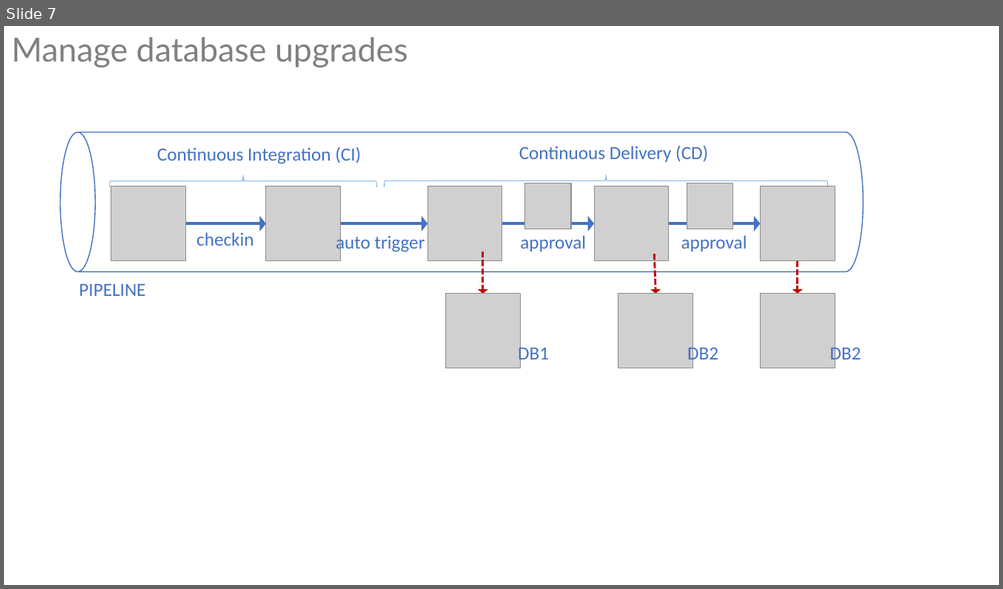
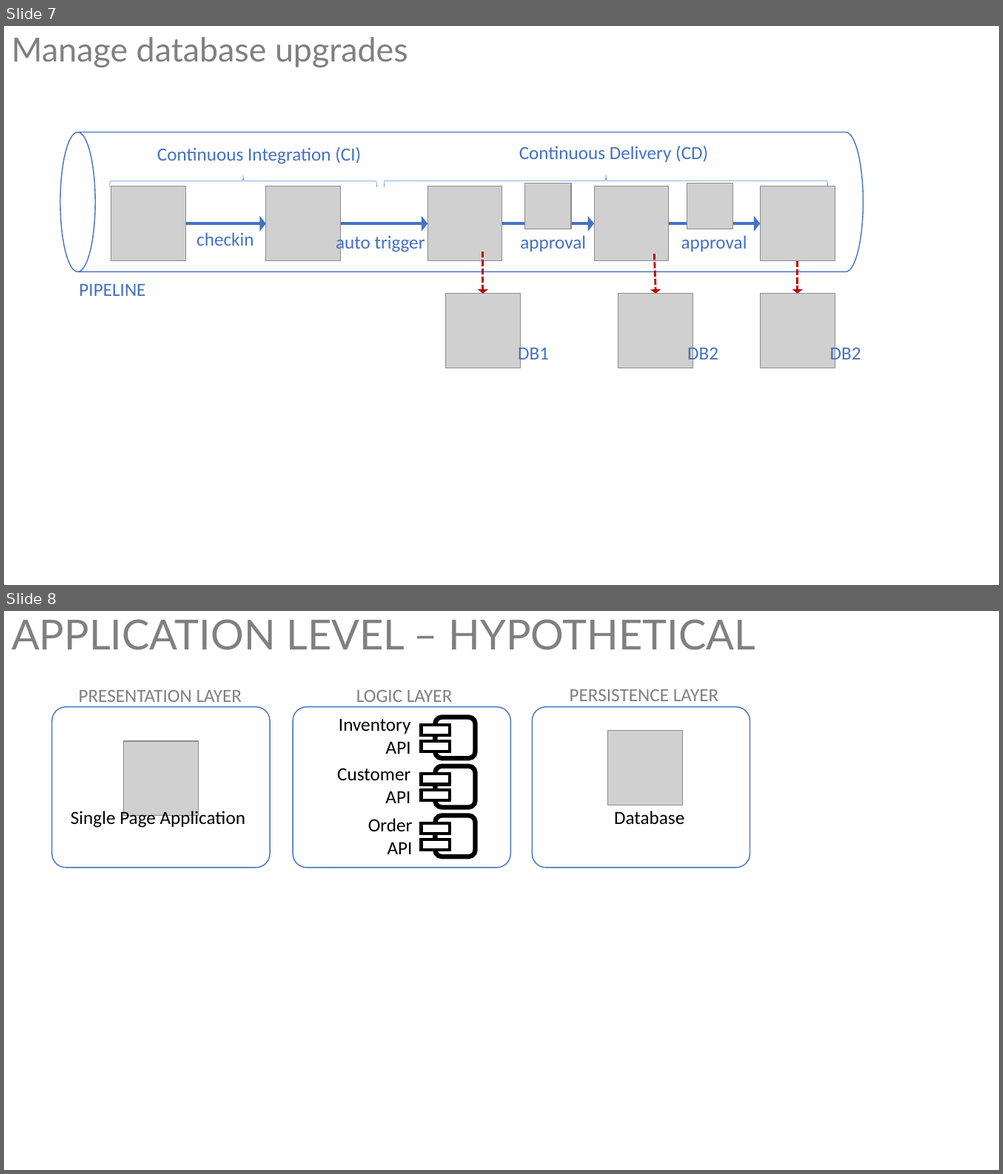
Before and after one commit to ALM-Rangers/Guidance, a slide deck: src/DevOps/Illustrations.pptx. Shown one above the other, each under a label of ours: slide 7 before the commit, slides 7 and 8 after it. The pictures are 1003x589 and 1003x1174 pixels, drawn with LibreOffice and Linux fonts; fonts in the diff are those of the drawing; grey boxes stand for pictures. Boxes give left, top, right and bottom in pixels: in the first picture for what was removed or moved away, otherwise in the second. Text is boxed around its words. In the diff, an @@ line names an element or a change of style, - is before the commit and + after.

Commit message:
Add images for "rings"

```diff
--- a/src/DevOps/Illustrations.pptx
+++ b/src/DevOps/Illustrations.pptx
@@ slide 8 added at <box>4,611,999,1170</box>, background #FFFFFF @@
@@ title added at <box>11,619,756,650</box>, 40 pt, text #808080 @@
+APPLICATION LEVEL – HYPOTHETICAL
@@ text added at <box>79,689,242,702</box>, 18 pt, text #808080 @@
+PRESENTATION LAYER
@@ text added at <box>356,689,452,707</box>, 18 pt, text #808080 @@
+LOGIC LAYER
@@ text added at <box>569,689,719,701</box>, 18 pt, text #808080 @@
+PERSISTENCE LAYER
@@ rounded rectangle added at <box>52,707,270,869</box>, fill #FFFFFF, outline #4472C4 1 pt @@
@@ rounded rectangle added at <box>293,707,511,869</box>, fill #FFFFFF, outline #4472C4 1 pt @@
@@ text added at <box>338,718,411,754</box>, 18 pt, text #000000 @@
+Inventory
+API
@@ rounded rectangle added at <box>435,717,475,758</box>, fill #FFFFFF, outline #000000 4.5 pt @@
@@ rounded rectangle added at <box>532,707,750,869</box>, fill #FFFFFF, outline #4472C4 1 pt @@
@@ picture added at <box>123,741,198,816</box> @@
@@ rectangle added at <box>421,725,449,735</box>, fill #FFFFFF, outline #000000 3 pt @@
@@ rectangle added at <box>421,741,449,752</box>, fill #FFFFFF, outline #000000 3 pt @@
@@ picture added at <box>608,731,683,806</box> @@
@@ text added at <box>337,768,410,803</box>, 18 pt, text #000000 @@
+Customer
+API
@@ rectangle added at <box>421,775,449,785</box>, fill #FFFFFF, outline #000000 3 pt @@
@@ rounded rectangle added at <box>435,766,475,807</box>, fill #FFFFFF, outline #000000 4.5 pt @@
@@ text added at <box>71,809,245,829</box>, 18 pt, text #000000 @@
+Single Page Application
@@ rectangle added at <box>421,790,449,800</box>, fill #FFFFFF, outline #000000 3 pt @@
@@ text added at <box>368,818,412,854</box>, 18 pt, text #000000 @@
+Order
+API
@@ rectangle added at <box>421,823,449,834</box>, fill #FFFFFF, outline #000000 3 pt @@
@@ rounded rectangle added at <box>435,815,475,857</box>, fill #FFFFFF, outline #000000 4.5 pt @@
@@ text added at <box>614,811,684,825</box>, 18 pt, text #000000 @@
+Database
@@ rectangle added at <box>421,840,449,850</box>, fill #FFFFFF, outline #000000 3 pt @@
```
Also in this commit, not shown: 3 other slides added.
